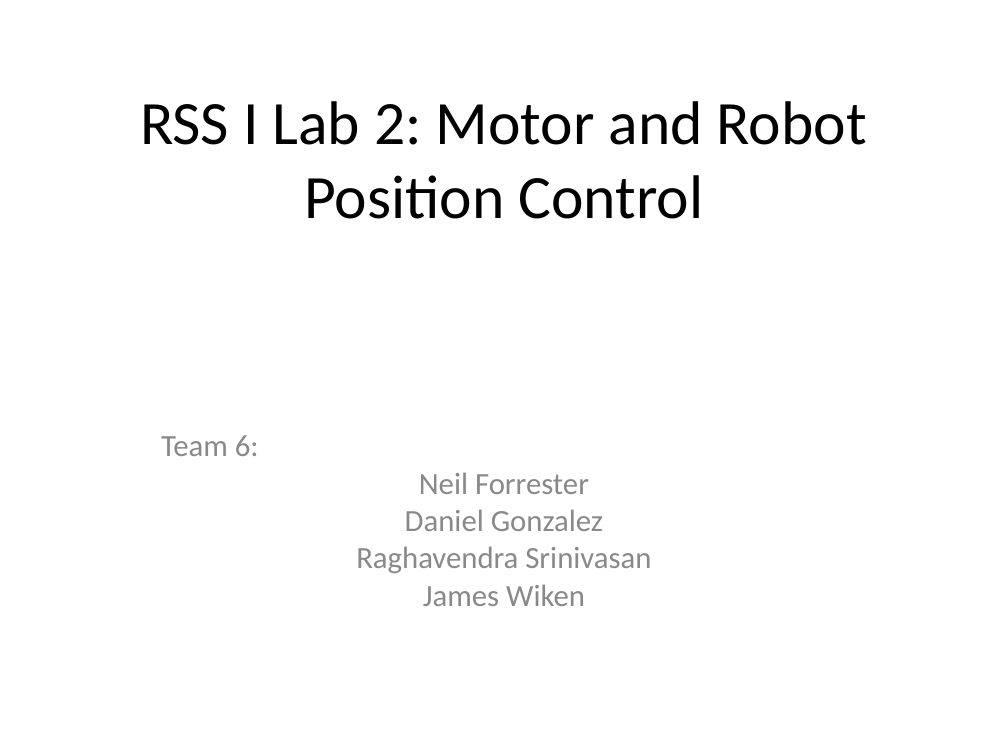
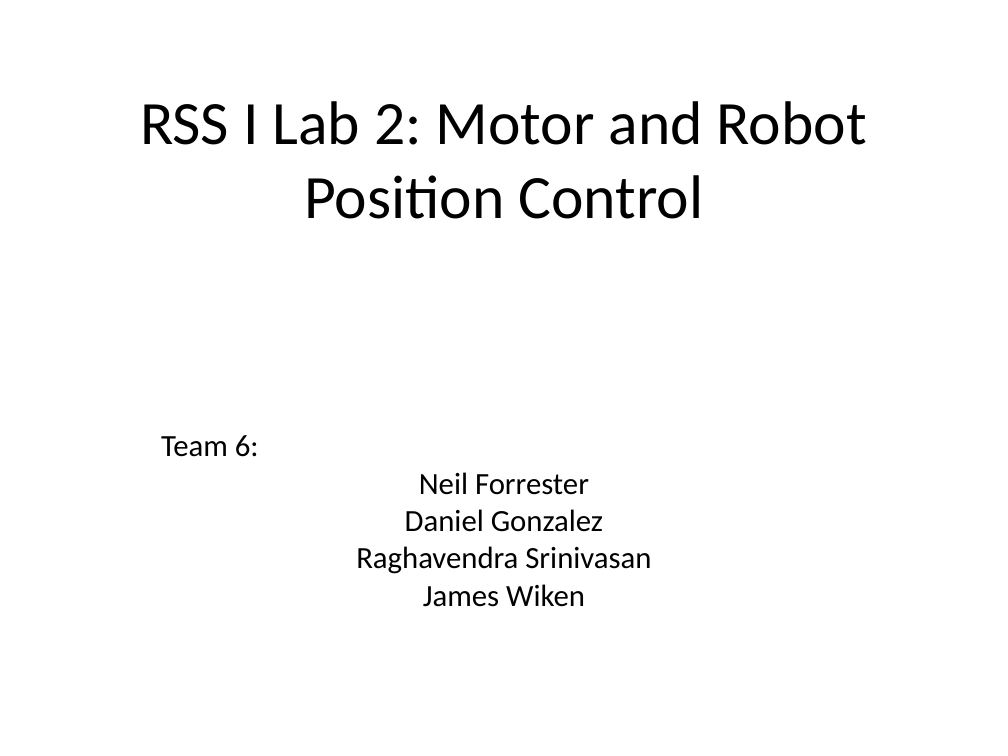
Before and after one commit to nforrester/6.141_labs, a slide deck: slide 1 of Other/RSS Lab 2 Presentation.ppt. Drawn at 1008x756 pixels with LibreOffice and Linux fonts; fonts in the diff are those of the drawing. Boxes give left, top, right and bottom in pixels: in the first picture for what was removed or moved away, otherwise in the second. Text is boxed around its words. In the diff, an @@ line names an element or a change of style, - is before the commit and + after.

```diff
--- a/Other/RSS Lab 2 Presentation.ppt
+++ b/Other/RSS Lab 2 Presentation.ppt
@@ text "Team 6:" at (161, 435, 651, 607): text colour #898989 to #000000 @@
```
Also in this commit, not shown: 2 other slides changed, 6 slides added, 3 slides removed.
